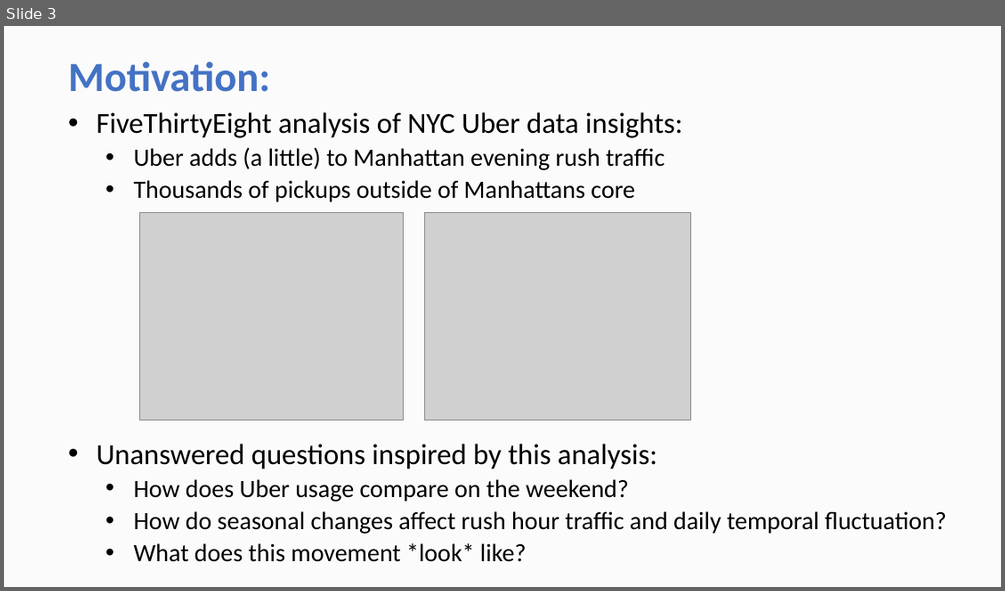
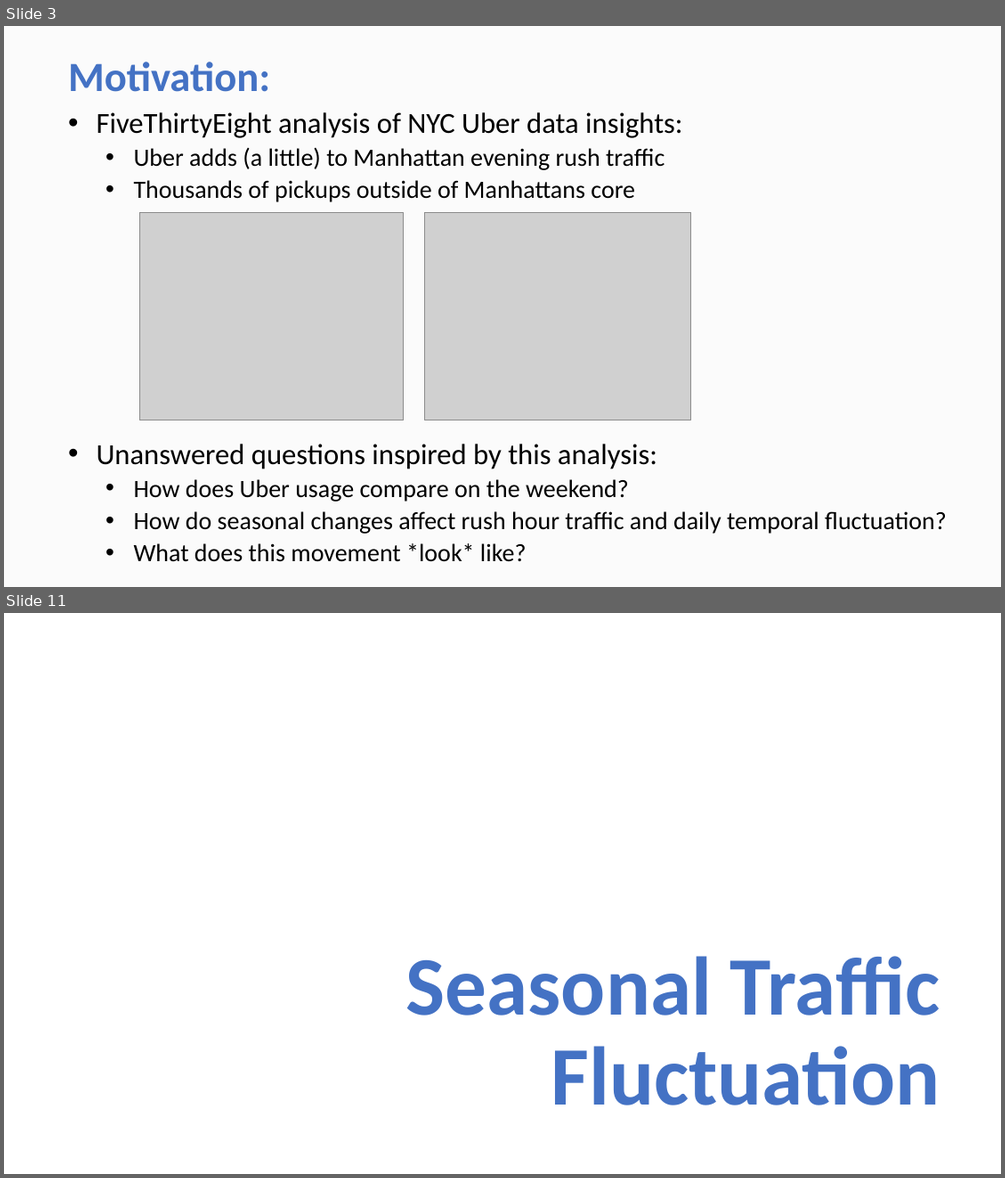
Before and after one commit to ContextLab/storytelling-with-data, a slide deck: data-stories/uber-nyc/UBER Presentation.pptx. Shown one above the other, each under a label of ours: slide 3 before the commit, slides 3 and 11 after it; the slides between them are not shown. The pictures are 1005x591 and 1005x1178 pixels, drawn with LibreOffice and Linux fonts; fonts in the diff are those of the drawing; grey boxes stand for pictures. Boxes give left, top, right and bottom in pixels: in the first picture for what was removed or moved away, otherwise in the second. Text is boxed around its words. In the diff, an @@ line names an element or a change of style, - is before the commit and + after.

```diff
--- a/data-stories/uber-nyc/UBER Presentation.pptx
+++ b/data-stories/uber-nyc/UBER Presentation.pptx
@@ slide 11 added at bbox=[4, 613, 1001, 1174], background #FFFFFF @@
@@ title added at bbox=[406, 956, 940, 1105], 80 pt, text #4472C4, bold @@
+Seasonal Traffic Fluctuation
```
Also in this commit, not shown: 3 slides changed, 12 other slides added, 2 slides removed, 2 other files.
